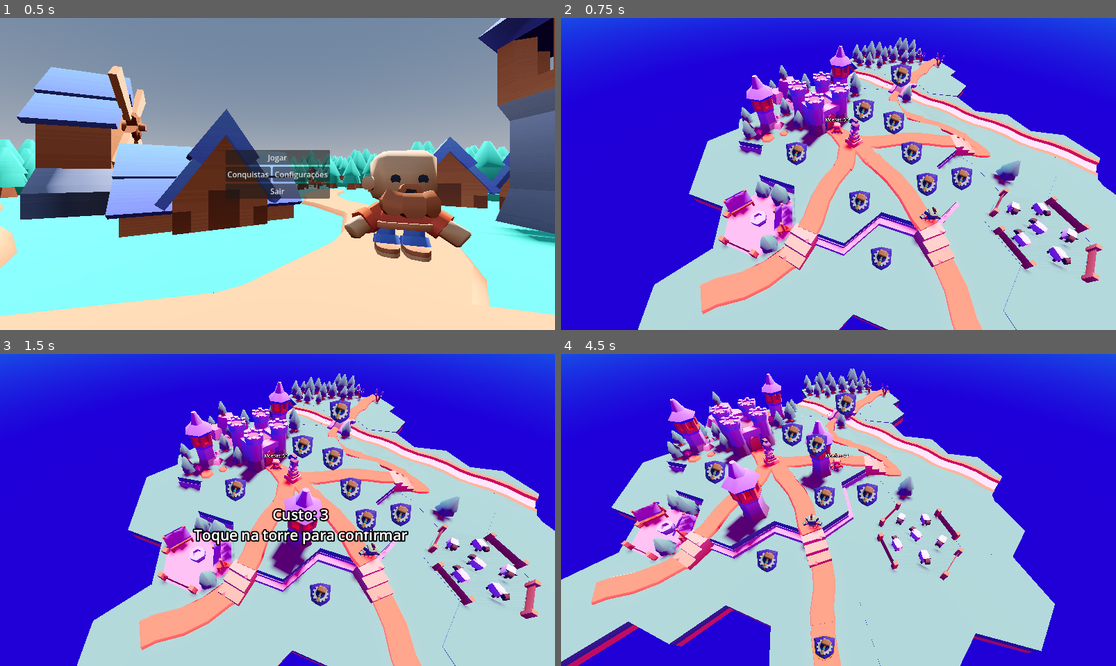
Above: before the commit, frames 1-4 (two rows, left to right).
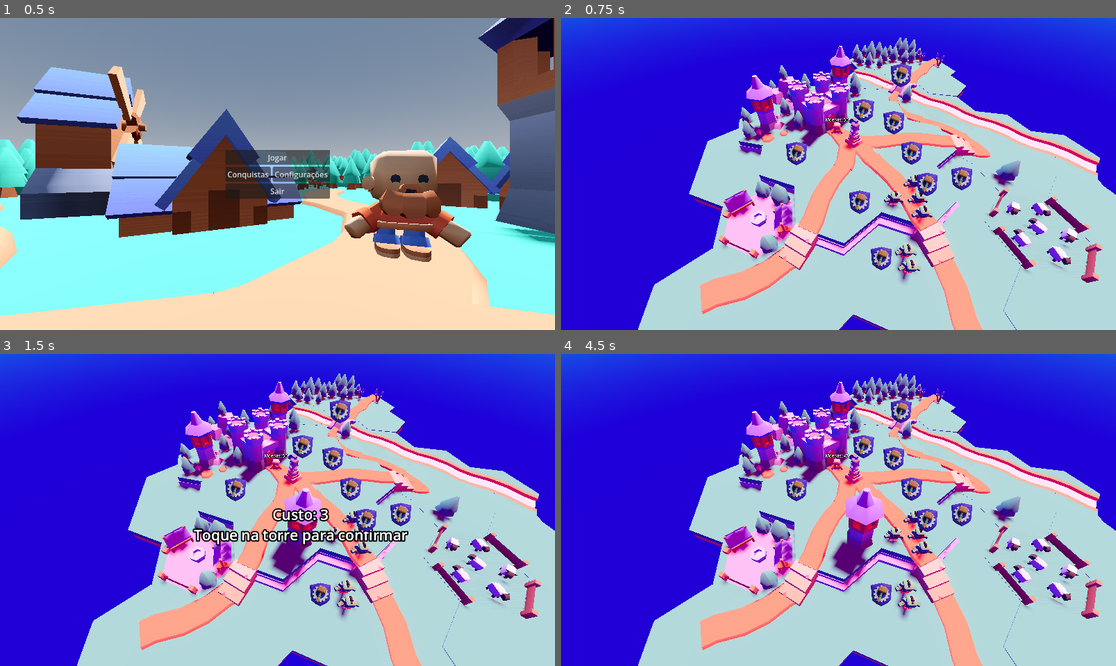
Above: after the commit, the same moments.

Repository: LucasSckenal/pi-4
Game: Godot game, scene res://Cenas Locais/main_menu.tscn
The game is run twice, just before and just after one commit, with the same random seed, the same clock (stepped at 60 frames per second) and the same inputs.
Inputs (mouse positions are in pixels of both pictures, inside the frame that each line leads up to):
- Up to frame 1 (0.5 s): no input
- Up to frame 2 (0.75 s): click "Jogar" at 0.5 s
- Up to frame 3 (1.5 s): click (299, 538) at 1.27 s
- Up to frame 4 (4.5 s): click (910, 488) at 2.02 s; click (860, 538) at 2.77 s; tap Enter at 3.5 s; move the mouse to (960, 494) at 3.52 s; tap T (passar_onda) at 3.6 s; click (960, 494) at 3.67 s; move the mouse to (727, 525) at 4.27 s; tap E (interact) at 4.35 s; click (727, 525) at 4.42 s

Frame 1 is identical in both runs. In frame 2, 1.0% of the frame differs, in the area x 58-69%, y 50-85%; in frame 3, 0.8%; in frame 4, 54%, in the area x 0-100%, y 4-100%.

Commit message:
Add tower and arrow functionality with attack system and life management

Diff:
--- /dev/null
+++ b/Cenas Locais/flecha.gd
@@ -0,0 +1,29 @@
+extends Area3D
+
+var velocidade: float = 15.0
+var dano: int = 30
+var alvo: Node3D = null
+
+func _ready():
+	# Conecta o sinal de bater em algo
+	body_entered.connect(_on_body_entered)
+
+func _process(delta):
+	# Se o alvo ainda existe (não morreu pra outra torre), persegue ele!
+	if is_instance_valid(alvo):
+		# Olha para o inimigo
+		look_at(alvo.global_position, Vector3.UP)
+		# Voa para frente (o eixo -Z que acabamos de alinhar!)
+		global_position += transform.basis.z * -velocidade * delta
+	else:
+		# Se o inimigo morreu no meio do caminho, a flecha some
+		queue_free()
+
+func _on_body_entered(body):
+	# Se a flecha bateu exatamente no alvo que ela estava seguindo
+	if body == alvo:
+		if body.has_method("receber_dano"):
+			body.receber_dano(dano)
+
+		# Destrói a flecha depois de bater
+		queue_free()
--- /dev/null
+++ b/Cenas Locais/flecha.tscn
@@ -0,0 +1,19 @@
+[gd_scene format=3 uid="uid://ccr63l42p5nxi"]
+
+[ext_resource type="Script" uid="uid://br71wprnvef43" path="res://Cenas Locais/flecha.gd" id="1_83ry3"]
+[ext_resource type="PackedScene" uid="uid://cnbpl4dcgwl5e" path="res://Towers/weapon-ammo-arrow.glb" id="1_irclr"]
+
+[sub_resource type="CapsuleShape3D" id="CapsuleShape3D_83ry3"]
+radius = 0.24560547
+height = 0.89990234
+
+[node name="Flecha" type="Area3D" unique_id=2022981329]
+transform = Transform3D(0.2, 0, 0, 0, 0.2, 0, 0, 0, 0.2, 0, 0, 0)
+script = ExtResource("1_83ry3")
+
+[node name="weapon-ammo-arrow2" parent="." unique_id=179331854 instance=ExtResource("1_irclr")]
+transform = Transform3D(-1, 0, -8.742278e-08, 0, 1, 0, 8.742278e-08, 0, -1, 0, 0, 0)
+
+[node name="CollisionShape3D" type="CollisionShape3D" parent="." unique_id=126829452]
+transform = Transform3D(1, 0, 0, 0, -0.039067976, 0.9992366, 0, -0.9992366, -0.039067976, 0, 0.00020029955, 0.005123019)
+shape = SubResource("CapsuleShape3D_83ry3")
--- a/Cenas Locais/tower.tscn
+++ b/Cenas Locais/tower.tscn
@@ -2,14 +2,16 @@
 
 [ext_resource type="PackedScene" uid="uid://c8octc5vyl5tf" path="res://Mapa/unit-tower.glb" id="1_vedim"]
 [ext_resource type="Script" uid="uid://cficmlihmqg70" path="res://Scripts Locais/tower.gd" id="2_stebd"]
+[ext_resource type="PackedScene" uid="uid://ccr63l42p5nxi" path="res://Cenas Locais/flecha.tscn" id="3_ned14"]
 
 [sub_resource type="SphereShape3D" id="SphereShape3D_jbe1c"]
 
+[sub_resource type="SphereShape3D" id="SphereShape3D_k1o5i"]
+radius = 0.35557297
+
 [node name="unit-tower2" unique_id=1301817256 instance=ExtResource("1_vedim")]
 script = ExtResource("2_stebd")
-
-[node name="unit-tower" parent="." index="0" unique_id=2138875922]
-script = ExtResource("2_stebd")
+cena_flecha = ExtResource("3_ned14")
 
 [node name="Area3D" type="Area3D" parent="." index="1" unique_id=302779720]
 
@@ -17,5 +19,21 @@
 transform = Transform3D(1, 0, 0, 0, 1, 0, 0, 0, 1, 0, 0.25725985, 0)
 shape = SubResource("SphereShape3D_jbe1c")
 
+[node name="AreaAtaque" type="Area3D" parent="." index="2" unique_id=1159628060]
+
+[node name="CollisionShape3D" type="CollisionShape3D" parent="AreaAtaque" index="0" unique_id=696293045]
+transform = Transform3D(3, 0, 0, 0, 3, 0, 0, 0, 3, 0, 0.24301434, 0)
+shape = SubResource("SphereShape3D_k1o5i")
+
+[node name="TimerAtaque" type="Timer" parent="AreaAtaque" index="1" unique_id=1686606465]
+wait_time = 1.2
+autostart = true
+
+[node name="PontoDeTiro" type="Marker3D" parent="." index="3" unique_id=550286233]
+transform = Transform3D(1, 0, 0, 0, 1, 0, 0, 0, 1, 0, 0.44771555, 0)
+
 [connection signal="body_entered" from="Area3D" to="unit-tower" method="_on_area_3d_body_entered"]
 [connection signal="body_exited" from="Area3D" to="unit-tower" method="_on_area_3d_body_exited"]
+[connection signal="body_entered" from="AreaAtaque" to="." method="_on_area_ataque_body_entered"]
+[connection signal="body_exited" from="AreaAtaque" to="." method="_on_area_ataque_body_exited"]
+[connection signal="timeout" from="AreaAtaque/TimerAtaque" to="." method="_on_timer_ataque_timeout"]
--- a/Cenas Locais/world.tscn
+++ b/Cenas Locais/world.tscn
@@ -50,8 +50,6 @@
 dof_blur_far_distance = 3.75
 
 [sub_resource type="NavigationMesh" id="NavigationMesh_bo7i5"]
-vertices = PackedVector3Array(2.3326988, 0.32415605, -1.4006281, 2.3326988, 0.32415605, -0.4006281, 2.5826988, 0.32415605, -0.4006281, 2.8326988, 0.57415605, -2.650628, 0.8326988, 0.57415605, -0.15062809, 1.0826988, 0.57415605, -0.4006281, 1.0826988, 0.32415605, -1.4006281, 0.8326988, 0.32415605, -1.9006281, 2.3326988, 0.57415605, 0.8493719, 3.3326988, 0.32415605, 0.8493719, 3.8326988, 0.32415605, 0.5993719, -1.4173012, 0.32415605, 0.5993719, -1.4173012, 0.32415605, 1.0993719, -0.9173012, 0.57415605, 1.8493719, -0.16730118, 0.82415605, 1.8493719, 0.33269882, 0.57415605, 0.8493719, 2.3326988, 0.57415605, 1.8493719, -0.16730118, 0.57415605, 2.599372, 2.5826988, 0.32415605, 3.099372, 3.3326988, 0.57415605, 1.5993719, 3.5826988, 0.32415605, 2.849372)
-polygons = [PackedInt32Array(1, 0, 2), PackedInt32Array(2, 0, 3), PackedInt32Array(5, 4, 6), PackedInt32Array(6, 4, 7), PackedInt32Array(6, 7, 0), PackedInt32Array(0, 7, 3), PackedInt32Array(1, 2, 8), PackedInt32Array(8, 2, 9), PackedInt32Array(9, 2, 10), PackedInt32Array(12, 11, 13), PackedInt32Array(13, 11, 14), PackedInt32Array(14, 11, 15), PackedInt32Array(4, 5, 15), PackedInt32Array(15, 5, 8), PackedInt32Array(15, 8, 16), PackedInt32Array(5, 1, 8), PackedInt32Array(14, 15, 17), PackedInt32Array(17, 15, 16), PackedInt32Array(17, 16, 18), PackedInt32Array(9, 10, 19), PackedInt32Array(19, 10, 20), PackedInt32Array(18, 16, 20), PackedInt32Array(20, 16, 19)]
 
 [node name="World 1" type="Node3D" unique_id=1357575747]
 
@@ -86,9 +84,6 @@
 script = ExtResource("26_bo7i5")
 player = NodePath("../Player")
 
-[node name="Orc" parent="." unique_id=844430660 instance=ExtResource("26_4h6ng")]
-transform = Transform3D(1, 0, 0, 0, 1, 0, 0, 0, 1, 1.3297212, 0.22845525, 1.933703)
-
 [node name="stone7" parent="." unique_id=1211744482 instance=ExtResource("10_jjr1n")]
 transform = Transform3D(0.95602363, 0, 0.29328954, 0, 1, 0, -0.29328954, 0, 0.95602363, -0.88503903, -0.08817288, 0.16546911)
 
@@ -342,3 +337,21 @@
 
 [node name="grass11" parent="NavigationRegion3D" unique_id=931001126 instance=ExtResource("4_bo7i5")]
 transform = Transform3D(0.9862827, 0, 0.16506481, 0, 1, 0, -0.16506481, 0, 0.9862827, 1.4957834, -0.18322158, 3.1242104)
+
+[node name="Orc" parent="." unique_id=844430660 instance=ExtResource("26_4h6ng")]
+transform = Transform3D(1, 0, 0, 0, 1, 0, 0, 0, 1, 0.96145743, 0.20002067, 1.7191261)
+
+[node name="Orc2" parent="." unique_id=7396452 instance=ExtResource("26_4h6ng")]
+transform = Transform3D(1, 0, 0, 0, 1, 0, 0, 0, 1, 1.2407067, 0.20002067, 1.7191261)
+
+[node name="Orc3" parent="." unique_id=1633593804 instance=ExtResource("26_4h6ng")]
+transform = Transform3D(1, 0, 0, 0, 1, 0, 0, 0, 1, 1.2407067, 0.20002067, 1.9111229)
+
+[node name="Orc4" parent="." unique_id=1238543815 instance=ExtResource("26_4h6ng")]
+transform = Transform3D(1, 0, 0, 0, 1, 0, 0, 0, 1, 1.2407067, 0.20002067, 1.4880842)
+
+[node name="Orc5" parent="." unique_id=315879387 instance=ExtResource("26_4h6ng")]
+transform = Transform3D(1, 0, 0, 0, 1, 0, 0, 0, 1, 1.0351375, 0.041267633, 2.2627373)
+
+[node name="Orc6" parent="." unique_id=1754047951 instance=ExtResource("26_4h6ng")]
+transform = Transform3D(1, 0, 0, 0, 1, 0, 0, 0, 1, 1.0351375, 0.041267633, 2.4195733)
--- a/Scripts Globais/game_manager.gd
+++ b/Scripts Globais/game_manager.gd
@@ -1,11 +1,43 @@
 extends Node
 
-signal onda_terminada
+# Sinais para avisar o resto do jogo o que está acontecendo
+signal dia_iniciado(onda_atual)
+signal noite_iniciada(onda_atual)
+signal onda_terminada # Mantivemos o seu sinal original!
+
+# Os dois estados possíveis do jogo
+enum EstadoJogo { DIA, NOITE }
+
+# Variáveis para controlar o progresso
+var estado_atual = EstadoJogo.DIA
+var onda_atual = 1
 
 func _process(_delta):
+	# O seu botão de teste agora serve para avançar o jogo inteiro!
 	if Input.is_action_just_pressed("passar_onda"):
-		terminar_onda()
+		if estado_atual == EstadoJogo.DIA:
+			# Se for de dia e apertar o botão, a noite cai e o ataque começa
+			iniciar_noite()
+		else:
+			# Se for de noite e apertar o botão, a onda acaba
+			terminar_onda()
+
+# --- FUNÇÕES DE CONTROLE ---
+
+func iniciar_dia():
+	estado_atual = EstadoJogo.DIA
+	print("--- DIA ", onda_atual, " COMEÇOU - Fase de Construção ---")
+	dia_iniciado.emit(onda_atual)
+
+func iniciar_noite():
+	estado_atual = EstadoJogo.NOITE
+	print("--- NOITE ", onda_atual, " CAIU - Prepare-se para o ataque! ---")
+	noite_iniciada.emit(onda_atual)
 
 func terminar_onda():
 	print("A onda terminou! A distribuir os lucros...")
-	onda_terminada.emit()
+	onda_terminada.emit() # Dispara o seu sinal de lucros
+
+	# Prepara a próxima rodada
+	onda_atual += 1
+	iniciar_dia()
--- a/Scripts Locais/orc.gd
+++ b/Scripts Locais/orc.gd
@@ -2,12 +2,21 @@
 
 @export var velocidade: float = 3.0
 @export var distancia_de_ataque: float = 2.5 # Ajuste se ele estiver a parar muito longe ou muito perto das casas
+
+# --- NOVO: Variáveis de Vida ---
+@export var vida_maxima: int = 100
+var vida_atual: int = 100
 
 var gravidade = ProjectSettings.get_setting("physics/3d/default_gravity")
 var alvo_atual: Node3D = null
 
 # Puxa o nó de GPS que criámos na cena do Orc
 @onready var nav_agent = $NavigationAgent3D
+
+func _ready():
+	# Garante que o Orc começa com a vida cheia
+	vida_atual = vida_maxima
+	add_to_group("inimigos")
 
 func _physics_process(delta):
 	# 1. Aplica a gravidade para o Orc não voar
@@ -94,3 +103,22 @@
 
 	# Se não tem construções e não tem castelo, retorna nulo (ele fica parado)
 	return null
+
+# ==========================================
+# SISTEMA DE VIDA E DANO
+# ==========================================
+func receber_dano(dano_sofrido: int):
+	vida_atual -= dano_sofrido
+	print("Orc sofreu ", dano_sofrido, " de dano! Vida restante: ", vida_atual)
+
+	# (FUTURO: Aqui podes colocar o AnimationPlayer para piscar vermelho ou tocar som de dor)
+
+	if vida_atual <= 0:
+		morrer()
+
+func morrer():
+	print("O Orc foi derrotado!")
+	# (FUTURO: Tocar animação de morte, largar moedas, etc)
+
+	# Destrói o Orc e retira-o do mapa
+	queue_free()
--- a/Scripts Locais/tower.gd
+++ b/Scripts Locais/tower.gd
@@ -1,24 +1,75 @@
 extends Node3D
 
+# --- CONFIGURAÇÕES NO INSPETOR ---
 @export var custo_moedas: int = 3
-# Função do sensor - Quando o jogador entra na área
-func _on_area_3d_body_entered(body):
+@export var dano: int = 30
+@export var cena_flecha: PackedScene # Arraste a cena Flecha.tscn para cá no Inspetor!
+
+# --- VARIÁVEIS DE CONTROLE ---
+var inimigos_no_alcance = []
+var alvo_atual: Node3D = null
+func _ready():
+	print("A torre nasceu e o script está rodando!")
+func _process(_delta):
+	# Atualiza o alvo atual para o primeiro inimigo da lista
+	if inimigos_no_alcance.size() > 0:
+		alvo_atual = inimigos_no_alcance[0]
+	else:
+		alvo_atual = null
+
+# ==========================================
+# SISTEMA DE ATAQUE
+# ==========================================
+
+# Conecte o sinal 'body_entered' da Area3D de ataque aqui
+func _on_area_ataque_body_entered(body):
+	print("ALGO ENTROU NO RAIO DA TORRE: ", body.name) # <-- Adicione esta linha
+	if body.is_in_group("inimigos"):
+		print("INIMIGO DETECTADO! ALVO TRAVADO!") # <-- E esta linha
+		inimigos_no_alcance.append(body)
+
+# Conecte o sinal 'body_exited' da Area3D de ataque aqui
+func _on_area_ataque_body_exited(body):
+	if body in inimigos_no_alcance:
+		inimigos_no_alcance.erase(body)
+
+# Conecte o sinal 'timeout' do seu TimerAtaque aqui
+func _on_timer_ataque_timeout():
+	if alvo_atual != null:
+		atacar()
+
+func atacar():
+	if cena_flecha != null and is_instance_valid(alvo_atual):
+		# Cria a flecha
+		var nova_flecha = cena_flecha.instantiate()
+
+		# Adiciona a flecha ao mundo do jogo (raiz)
+		get_tree().root.add_child(nova_flecha)
+
+		# Define a posição inicial da flecha (posição da torre + um pouco de altura)
+		nova_flecha.global_position = $PontoDeTiro.global_position
+
+		# Passa os valores de dano e alvo para a flecha saber o que fazer
+		nova_flecha.dano = dano
+		nova_flecha.alvo = alvo_atual
+
+# ==========================================
+# SISTEMA DE TRANSPARÊNCIA
+# ==========================================
+
+# Conecte o sinal 'body_entered' da Area3D de transparência aqui
+func _on_area_transparencia_body_entered(body):
 	if body.name == "Player":
-		# Aciona o varredor pedindo 75% de invisibilidade
 		mudar_transparencia(self, 0.75)
 
-# Função do sensor - Quando o jogador sai da área
-func _on_area_3d_body_exited(body):
+# Conecte o sinal 'body_exited' da Area3D de transparência aqui
+func _on_area_transparencia_body_exited(body):
 	if body.name == "Player":
-		# Aciona o varredor pedindo para voltar ao normal (sólido = 0.0)
 		mudar_transparencia(self, 0.0)
 
-# O Varredor: vasculha todas as peças do objeto pronto
 func mudar_transparencia(no_atual: Node, valor: float):
-	# Se a peça atual for um modelo 3D visual, aplica a transparência
 	if no_atual is MeshInstance3D:
 		no_atual.transparency = valor
 
-	# Pede para o código repetir a busca dentro dos filhos dessa peça
 	for filho in no_atual.get_children():
 		mudar_transparencia(filho, valor)
Not shown, added: Cenas Locais/flecha.gd.uid
